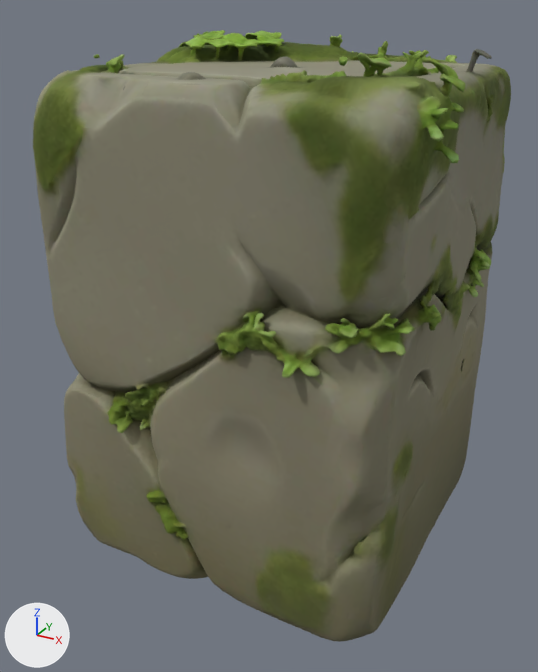
The glTF model game/assets/pillar2.glb as it was, and as the next commit left it.
Rendered twice from a 50 mm camera at (0.657, -1.277, 0.541) aimed at (-0.019, -0.048, -0.074). The axes (+X, +Y, +Z) are drawn at lower left. The lights are the same throughout. The picture after the commit comes second. Where no turn or scale is listed for an object, it has been applied to the vertices. Vertices at exactly the same position are counted once.

The first picture shows 'geometry_0'.
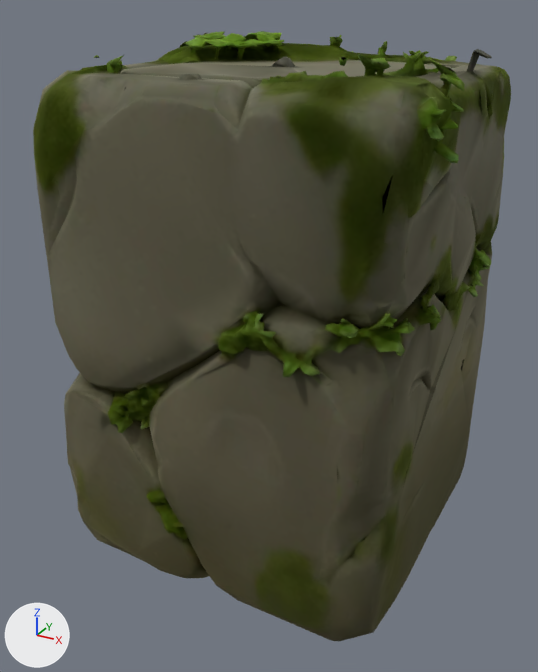
Where the newer file only moved an object's origin or applied its transform, the numbers keep the older frame.

Pixel boxes [x1, y1, x2, y2] of what changed, in the pictures (538 x 672 px):
'geometry_0', surface changed, reshaped (darker)
    before: [33, 30, 511, 642]
    after: [33, 31, 511, 642]
part 1 of me_geometry_0, cut back (brown)
    before: [33, 30, 511, 642]

What changed in the scene script:
```text
Change mat_material_0:
    where n0 = _N.new('ShaderNodeBsdfPrincipled'); n0.name = 'Principled BSDF'
    add n0.inputs[1].default_value = 1.0  # 'Metallic'
    add n0.inputs[2].default_value = 1.0  # 'Roughness'
    remove n3 = _N.new('ShaderNodeSeparateColor'); n3.name = 'Separate Color'
    remove n4 = _N.new('ShaderNodeTexImage'); n4.name = 'Image Texture.001'
    remove n4.image = img_image_1
    remove _L.new(n3.outputs[2], n0.inputs[1])  # 'Blue' to 'Metallic'
    remove _L.new(n3.outputs[1], n0.inputs[2])  # 'Green' to 'Roughness'
    remove _L.new(n4.outputs[0], n3.inputs[0])  # 'Color' to 'Color'
Change me_geometry_0:
    used by ob_geometry_0; location = (0.0, 0.0, 0.0)
    remove me_geometry_0.from_pydata(...)  # 48808 vertices, 98090 faces; spans x -0.377..0.382, y -0.378..0.38, z -0.502..0.499
    add me_geometry_0.from_pydata(...)  # 7107 vertices, 14634 faces; spans x -0.377..0.382, y -0.378..0.379, z -0.501..0.497
    me_geometry_0 part 1: 2 vertices moved within x -0.101, y -0.348, z 0.08; 41696 vertices removed from x -0.376..0.382, y -0.378..0.38, z -0.502..0.499
    other edits to the shape of me_geometry_0 do not show in these pictures
```
